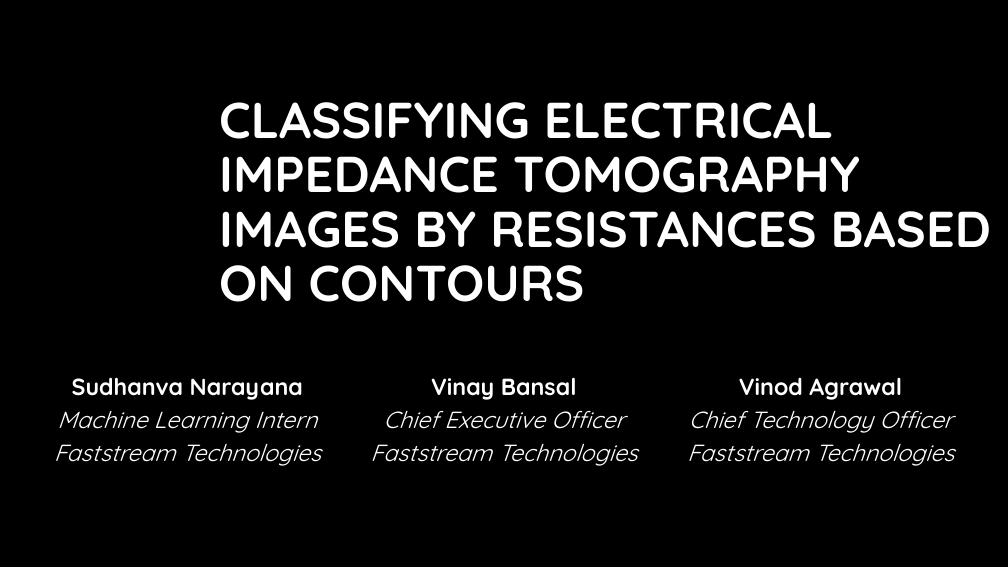
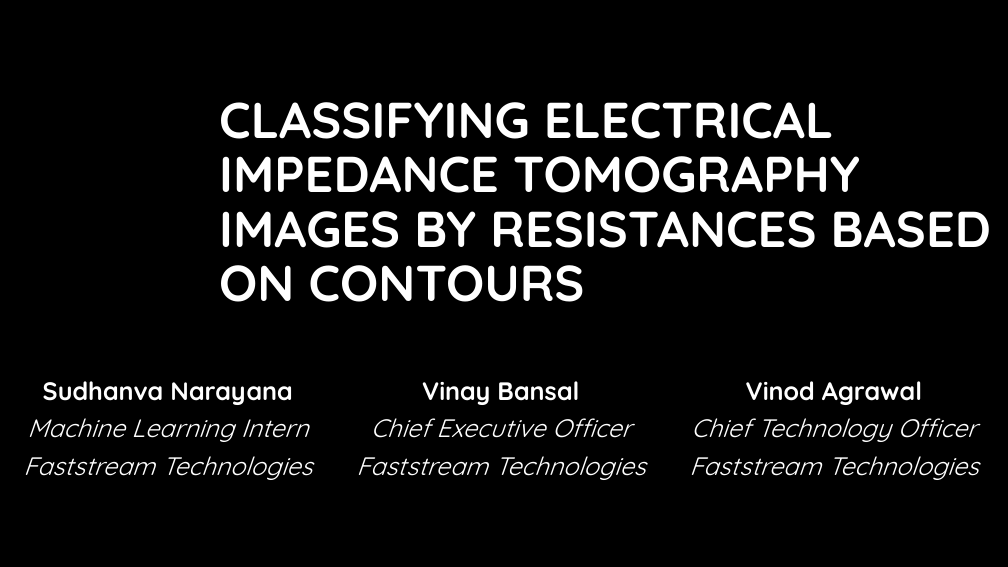
Before and after one commit to nsudhanva/eit, a slide deck: slide 1 of docs/Electrical Impedance Tomography.pptx. Drawn at 1008x567 pixels with LibreOffice and Linux fonts; fonts in the diff are those of the drawing; background and template pictures are left out. Boxes give left, top, right and bottom in pixels: in the first picture for what was removed or moved away, otherwise in the second. Text is boxed around its words. In the diff, an @@ line names an element or a change of style, - is before the commit and + after.

```diff
--- a/docs/Electrical Impedance Tomography.pptx
+++ b/docs/Electrical Impedance Tomography.pptx
@@ subtitle "Sudhanva Narayana": place and size @@
-subtitle "Sudhanva Narayana" at [54,377,954,466]
+subtitle "Sudhanva Narayana" at [23,381,978,480]
@@ subtitle "Sudhanva Narayana" at [23,381,978,480]: size 22.2 to 24 pt; line spacing 0.8 to 0.9 @@
```
Also in this commit, not shown: 8 other slides changed, 1 slide added, 1 slide removed.
